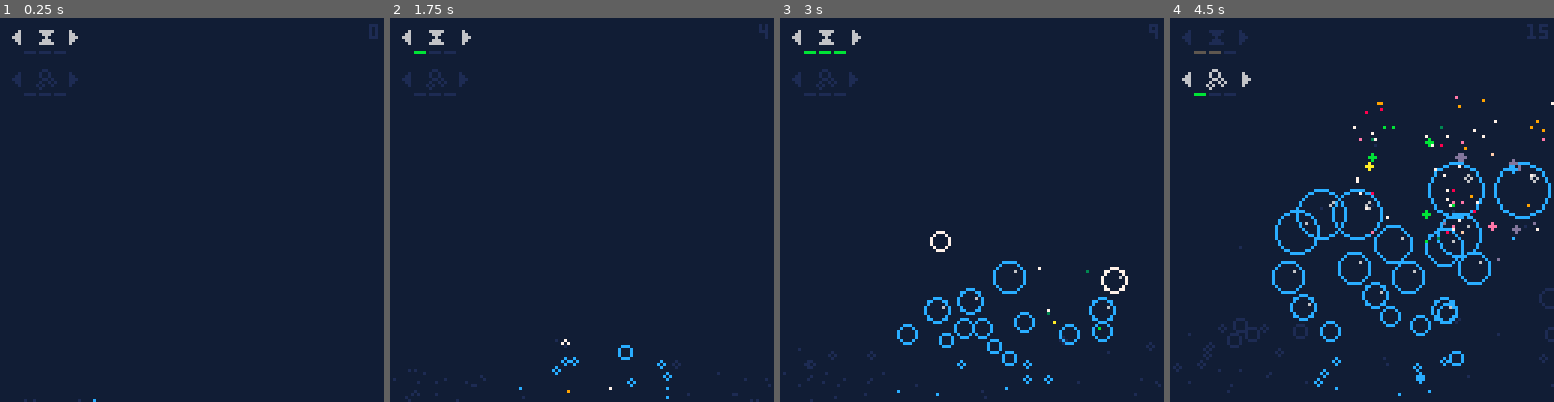
Above: before the commit, frames 1-4 (left to right).
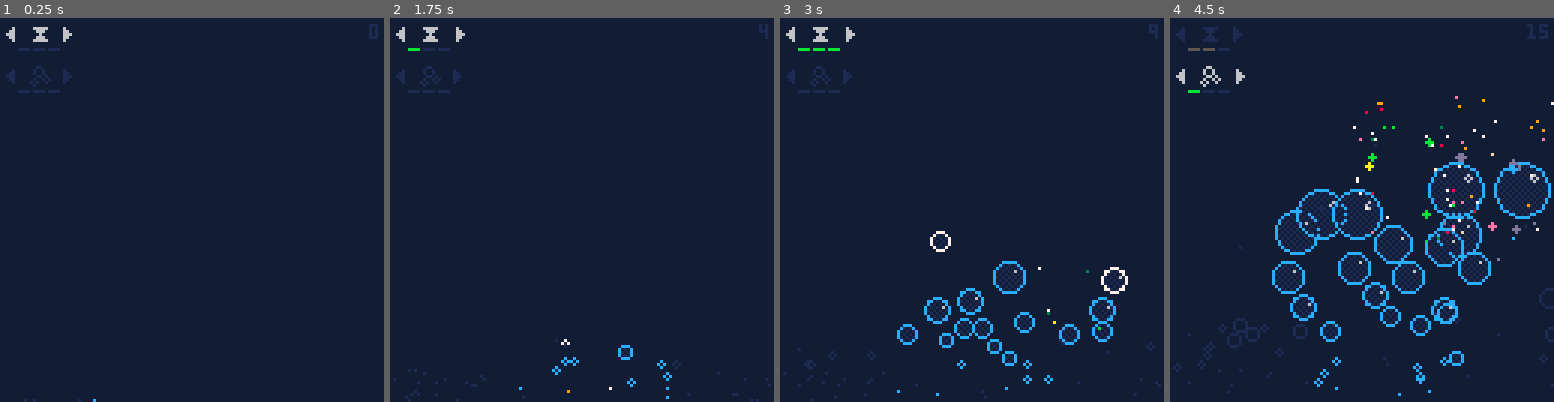
Above: after the commit, the same moments.

Repository: beardedsakimonkey/bubble_pop.p8
Game: PICO-8 cartridge bubble_pop.p8
The game is run twice, just before and just after one commit, with the same random seed, the same clock (stepped at 60 frames per second) and the same inputs.
Inputs:
- Up to frame 1 (0.25 s): no input
- Up to frame 2 (1.75 s): tap X (X key) at 0.33, 1.07 s; tap O (Z key) at 0.7, 1.7 s; hold Right from 1.6 s (still down)
- Up to frame 3 (3 s): tap X (X key) at 1.85, 2.97 s; release Right at 2.1 s; tap O (Z key) at 2.1, 2.5, 2.9 s; hold Up 2.15-2.42 s; hold Right from 2.47 s (still down)
- Up to frame 4 (4.5 s): release Right at 3.03 s; hold Left 3.08-3.58 s; tap O (Z key) at 3.3, 3.7, 4.1 s; hold Down 3.63-3.97 s; hold Right from 4.02 s (still down); tap X (X key) at 4.08 s

The runs differ from the first frame. In frame 1, 1.0% of the frame differs, in the area x 1-21%, y 2-21%; in frame 2, 1.0%; in frame 3, 2.2%; in frame 4, 5.9%, in the area x 1-99%, y 2-96%.

Commit message:
add back circfill

Diff:
--- a/bubble_pop.lua
+++ b/bubble_pop.lua
@@ -96,6 +96,9 @@
 
 function draw_real_bubble(bbl)
 	local r = bbl.r-(bbl.dead_t or 0)
+	fillp(▒)
+	circfill(bbl.x, bbl.y, r, DarkBlue)
+	fillp(0)
 	circ(bbl.x, bbl.y, r, bbl.dead_t and White or Blue)
 	-- sparkle
 	if r>3 then
@@ -219,7 +222,7 @@
 
 function draw_config()
 	for i=1,#cfgs do
-		draw_config_item(i, 4, 4+14*(i-1))
+		draw_config_item(i, 2, 3+14*(i-1))
 	end
 end
 
